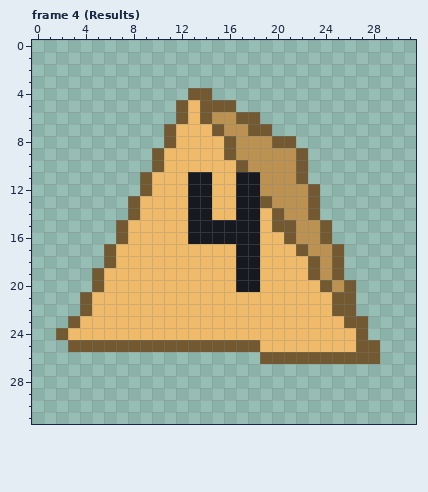
File history of a pixel-art file, assets/source/aseprite/dice/d4.aseprite. This is how it looked before the edit.
32x32 pixels, 4 frames. Shown: frame 4 (Results). The commit also changed other frames, which this record leaves out.
The same view after the edit:
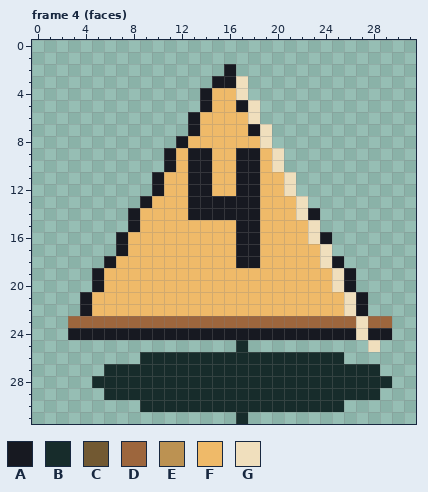
Palette (. is transparent): A #171921  B #172c2b  C #725932  D #9d663d  E #bc9252  F #efba69  G #f0dfbd
Change:
--- frame 4 (faces)
@@ x 0..31 @@
  1 ................................
- 2 ................................
- 3 ................................
- 4 .............CC.................
- 5 ............CFCCC...............
- 6 ............CFCEECC.............
- 7 ...........CFFFCEECC............
- 8 ...........CFFFFCEEECC..........
- 9 ..........CFFFFFCEEEEEC.........
-10 ..........CFFFFFFCEEEEC.........
-11 .........CFFFAAFFAAEEEC.........
-12 .........CFFFAAFFAAEEEEC........
-13 ........CFFFFAAFFAACEEEC........
-14 ........CFFFFAAFFAAFCEEC........
-15 .......CFFFFFAAAAAAFCCEEC.......
-16 .......CFFFFFAAAAAAFFCEEC.......
-17 ......CFFFFFFFFFFAAFFFCEEC......
-18 ......CFFFFFFFFFFAAFFFFCEC......
-19 .....CFFFFFFFFFFFAAFFFFCEC......
-20 .....CFFFFFFFFFFFAAFFFFFCEC.....
-21 ....CFFFFFFFFFFFFFFFFFFFFCC.....
-22 ....CFFFFFFFFFFFFFFFFFFFFCC.....
-23 ...CFFFFFFFFFFFFFFFFFFFFFFCC....
-24 ..CFFFFFFFFFFFFFFFFFFFFFFFFC....
-25 ...CCCCCCCCCCCCCCCCFFFFFFFFCC...
-26 ...................CCCCCCCCCC...
-27 ................................
-28 ................................
-29 ................................
-30 ................................
-31 ................................
+ 2 ................A...............
+ 3 ...............AAG..............
+ 4 ..............AFFG..............
+ 5 ..............AFFAG.............
+ 6 .............AFFFFG.............
+ 7 .............AFFFFAG............
+ 8 ............AFFFFFFG............
+ 9 ...........AFAAFFAAFG...........
+10 ...........AFAAFFAAFG...........
+11 ..........AFFAAFFAAFFG..........
+12 ..........AFFAAFFAAFFG..........
+13 .........AFFFAAAAAAFFFG.........
+14 ........AFFFFAAAAAAFFFGA........
+15 ........AFFFFFFFFAAFFFFG........
+16 .......AFFFFFFFFFAAFFFFGA.......
+17 .......AFFFFFFFFFAAFFFFFG.......
+18 ......AFFFFFFFFFFAAFFFFFGA......
+19 .....AFFFFFFFFFFFFFFFFFFFGA.....
+20 .....AFFFFFFFFFFFFFFFFFFFGA.....
+21 ....AFFFFFFFFFFFFFFFFFFFFFGA....
+22 ....AFFFFFFFFFFFFFFFFFFFFFGA....
+23 ...DDDDDDDDDDDDDDDDDDDDDDDDGDD..
+24 ...AAAAAAAAAAAAAAAAAAAAAAAAGAA..
+25 .................B..........G...
+26 .........BBBBBBBBBBBBBBBBB......
+27 ......BBBBBBBBBBBBBBBBBBBBBBB...
+28 .....BBBBBBBBBBBBBBBBBBBBBBBBB..
+29 ......BBBBBBBBBBBBBBBBBBBBBBB...
+30 .........BBBBBBBBBBBBBBBBB......
+31 .................B..............
Changed places in both pictures, as pixel boxes (x1, y1, x2, y2):
changed: (56, 64, 392, 424)
